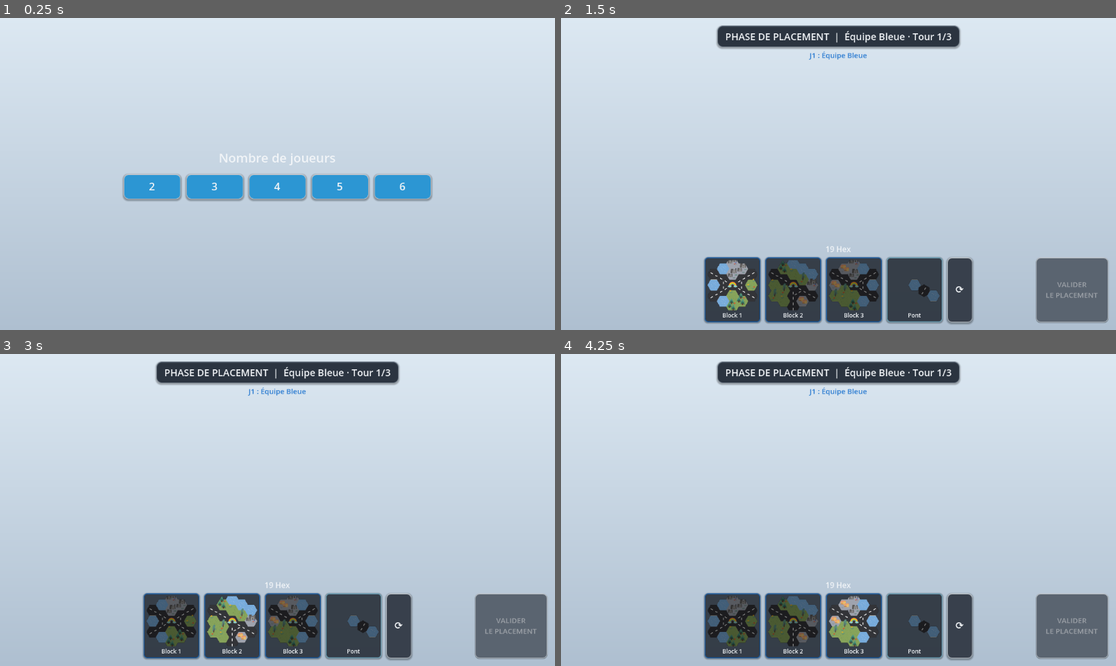
Above: before the commit, frames 1-4 (two rows, left to right).
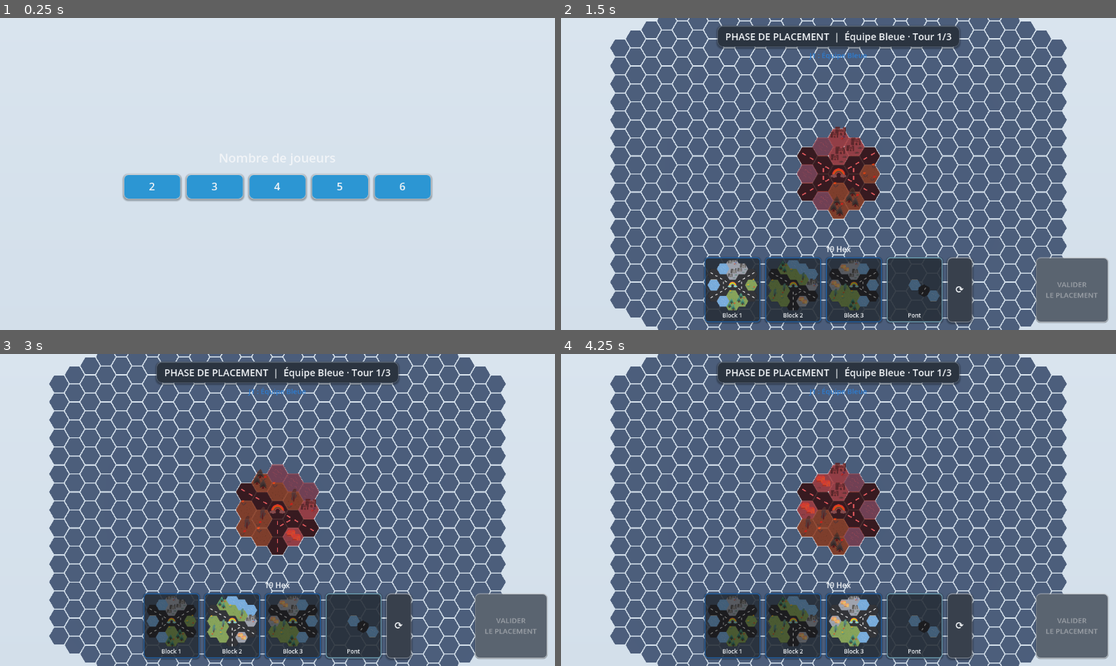
Above: after the commit, the same moments.

Repository: yoann-shopopop/shopopop-express
Game: Godot game, scene res://scenes/main.tscn
The game is run twice, just before and just after one commit, with the same random seed, the same clock (stepped at 60 frames per second) and the same inputs.
Inputs (mouse positions are in pixels of both pictures, inside the frame that each line leads up to):
- Up to frame 1 (0.25 s): no input
- Up to frame 2 (1.5 s): click "2" at 0.5 s; click (749, 286) at 1.27 s
- Up to frame 3 (3 s): click (172, 622) at 2.02 s; click (233, 622) at 2.77 s
- Up to frame 4 (4.25 s): click (855, 622) at 3.52 s

The runs differ from the first frame. In frame 1, 32% of the frame differs, in the area x 0-100%, y 68-100%; in frame 2, 67%; in frame 3, 67%, in the area x 0-100%, y 0-100%; in frame 4, 67%.

Commit message:
fix(view): fond en dégradé derrière le plateau (le CanvasLayer le masquait)
Le backdrop posé sur un CanvasLayer (même en layer négatif) se dessine
TOUJOURS par-dessus le rendu 3D dans Godot : il masquait le plateau, les
tuiles et le fantôme de pose. Remplacé par un grand plan 3D non éclairé
sous les tuiles, peint par un shader spatial à uniformes source_color
(gérant correctement l'espace colorimétrique, contrairement à une
GradientTexture2D en albedo qui ressort sombre). vertical_gradient devenu
inutilisé est retiré d'UITheme.

Co-Authored-By: Claude Opus 4.8 <noreply@anthropic.com>

Diff:
--- a/src/main.gd
+++ b/src/main.gd
@@ -149,24 +149,36 @@
 
 
 func _build_environment() -> void:
-	# Light, airy backdrop (mockup feel). A full-screen gradient on a background CanvasLayer sits behind
-	# the 3D board; the 3D environment itself stays transparent-ish via a matching flat clear color.
+	# Light, airy backdrop (mockup feel). The gradient must live in the 3D world, BEHIND the board:
+	# a CanvasLayer (even at a negative layer) always draws on top of the 3D viewport, which would hide
+	# the board and the placement ghost. So we use a large unshaded ground plane below the tiles; the
+	# top-down ortho camera renders it as the background. The flat env clear color matches its bottom.
 	var env := Environment.new()
 	env.background_mode = Environment.BG_COLOR
-	env.background_color = Color("c3d2df")
+	env.background_color = Color("c2d2e0")  # matches the gradient's bottom, for any pan past the plane
 	env.ambient_light_source = Environment.AMBIENT_SOURCE_COLOR
-	env.ambient_light_color = Color("dfe7ef")
+	env.ambient_light_color = Color("eaf1f8")
 	env.ambient_light_energy = 0.8
 	var holder := WorldEnvironment.new()
 	holder.environment = env
 	add_child(holder)
 
-	# Vertical gradient drawn behind everything (light top -> slightly deeper bottom).
-	var bg_layer := CanvasLayer.new()
-	bg_layer.layer = -100  # behind PlacementUI (layer 1) and the default layer (0)
-	add_child(bg_layer)
-	var rect := TextureRect.new()
-	rect.texture = UITheme.vertical_gradient(Color("dce8f2"), Color("aebfd0"))
-	rect.stretch_mode = TextureRect.STRETCH_SCALE
-	rect.set_anchors_and_offsets_preset(Control.PRESET_FULL_RECT)
-	bg_layer.add_child(rect)
+	# Vertical gradient plane, well below the tile plane so tiles always render in front of it. An
+	# unshaded spatial shader with source_color uniforms paints the gradient with correct color-space
+	# handling (a GradientTexture2D sampled as an albedo texture gets re-linearized and renders dark).
+	var backdrop := MeshInstance3D.new()
+	var plane := PlaneMesh.new()
+	plane.size = Vector2(200, 200)  # well past the board; gradient maps across the ortho view via UV.y
+	backdrop.mesh = plane
+	backdrop.position = Vector3(0, -2, 0)
+	backdrop.cast_shadow = GeometryInstance3D.SHADOW_CASTING_SETTING_OFF
+	var shader := Shader.new()
+	shader.code = "shader_type spatial;\nrender_mode unshaded;\n" \
+		+ "uniform vec3 top_color : source_color;\nuniform vec3 bottom_color : source_color;\n" \
+		+ "void fragment() { ALBEDO = mix(top_color, bottom_color, UV.y); }"
+	var mat := ShaderMaterial.new()
+	mat.shader = shader
+	mat.set_shader_parameter("top_color", Color("eaf1f8"))
+	mat.set_shader_parameter("bottom_color", Color("c2d2e0"))
+	backdrop.material_override = mat
+	add_child(backdrop)
--- a/src/ui/ui_theme.gd
+++ b/src/ui/ui_theme.gd
@@ -71,17 +71,3 @@
 	sb.shadow_offset = Vector2(0, 1)
 	sb.set_content_margin_all(6)
 	return sb
-
-
-## A vertical two-stop gradient texture (top -> bottom). Used for the full-screen backdrop.
-static func vertical_gradient(top: Color, bottom: Color) -> GradientTexture2D:
-	var grad := Gradient.new()
-	grad.set_color(0, top)
-	grad.set_color(1, bottom)
-	var tex := GradientTexture2D.new()
-	tex.gradient = grad
-	tex.fill_from = Vector2(0, 0)
-	tex.fill_to = Vector2(0, 1)
-	tex.width = 16
-	tex.height = 256
-	return tex
